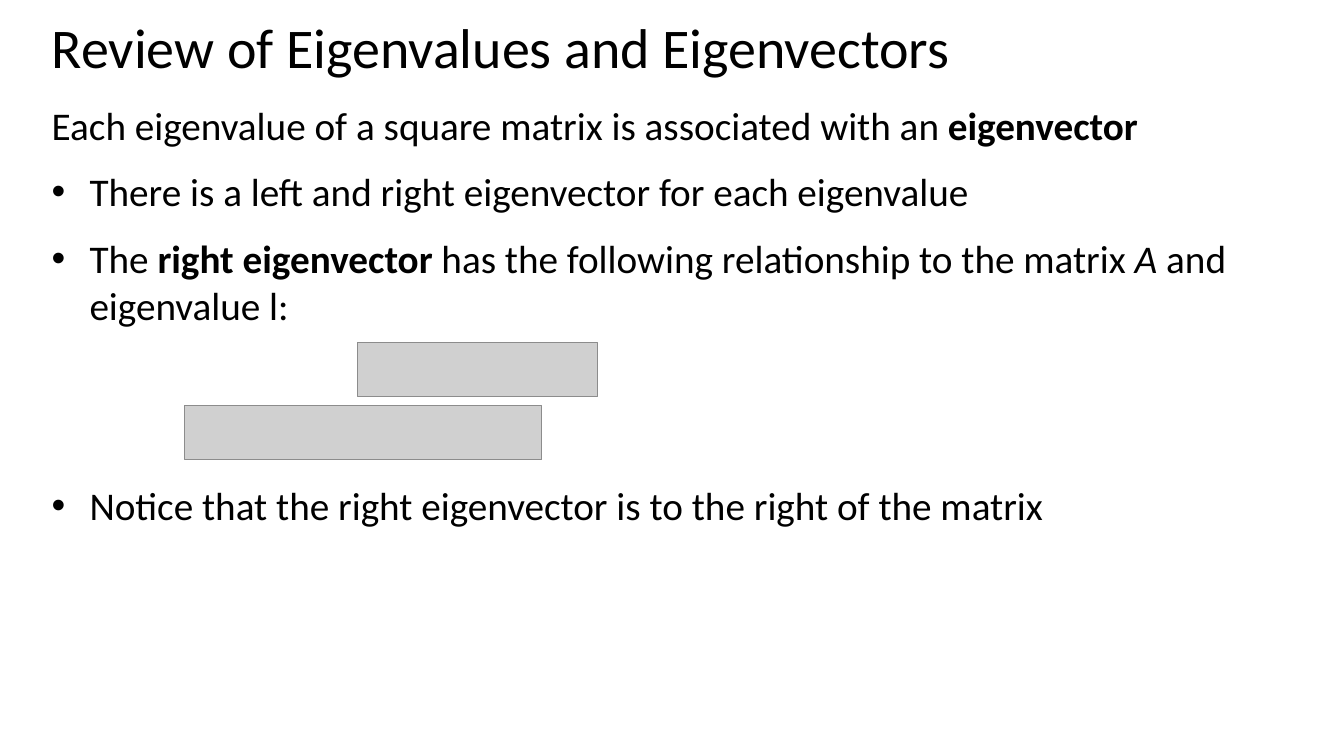
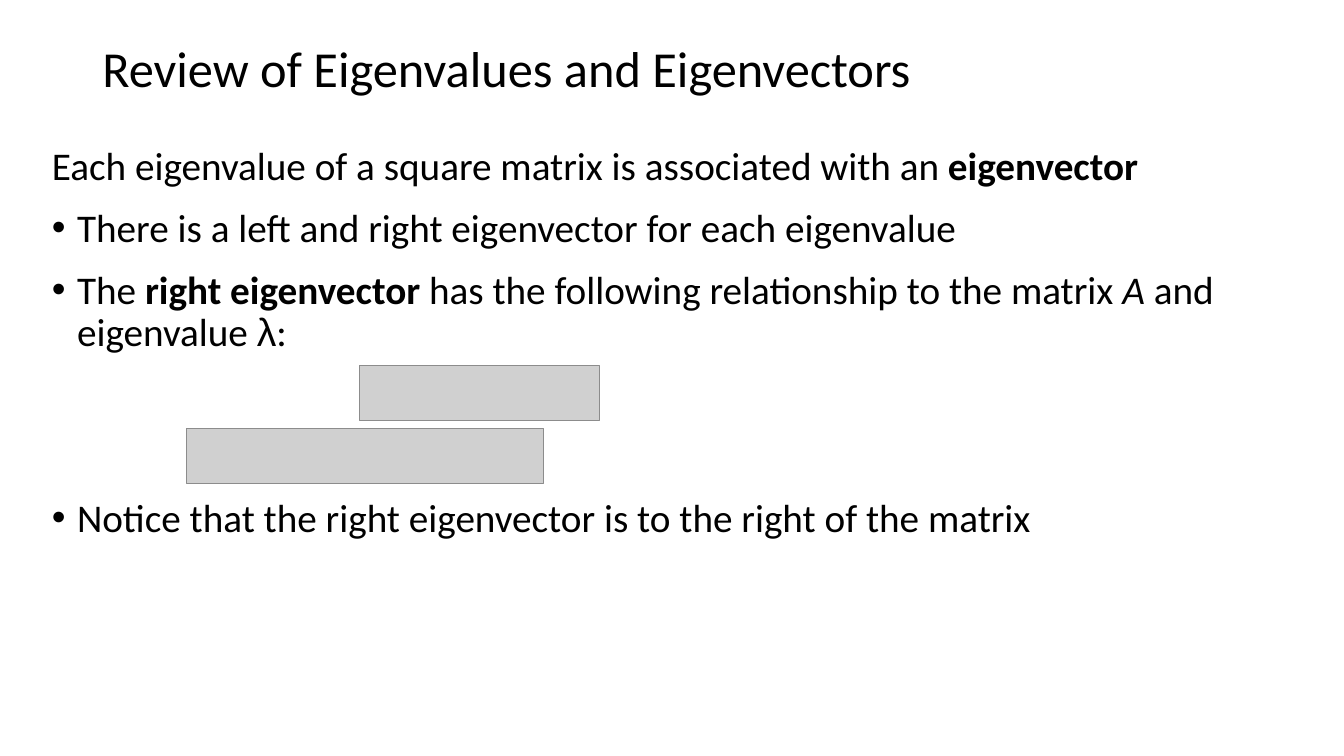
Before and after one commit to StephenElston/CSCI-E-108, a slide deck: slide 62 of slides/6_IntroductionToClustering.pptx (slide 52 before the commit). Drawn at 1344x756 pixels with LibreOffice and Linux fonts; fonts in the diff are those of the drawing; grey boxes stand for pictures. Boxes give left, top, right and bottom in pixels: in the first picture for what was removed or moved away, otherwise in the second. Text is boxed around its words. In the diff, an @@ line names an element or a change of style, - is before the commit and + after.

```diff
--- a/slides/6_IntroductionToClustering.pptx
+++ b/slides/6_IntroductionToClustering.pptx
@@ title "Review of Eigenvalues and Eigenvectors": place and size @@
-title "Review of Eigenvalues and Eigenvectors" at (52,29,950,78)
+title "Review of Eigenvalues and Eigenvectors" at (102,52,910,96)
@@ title "Review of Eigenvalues and Eigenvectors" at (102,52,910,96): size 40 to 36 pt; line spacing 0.8 to 0.9; vertical alignment top to middle @@
@@ text "Each eigenvalue of a square ...": place and size @@
-text "Each eigenvalue of a square ..." at (52,112,1226,527)
+text "Each eigenvalue of a square ..." at (52,152,1214,539)
@@ text at (52,152,1138,539): line spacing 1 to 0.9; indent changed @@
@@ text at (77,276,1214,353): text changed @@
-• The right eigenvector has the following relationship to the matrix A and eigenvalue l:
+• The right eigenvector has the following relationship to the matrix A and eigenvalue λ:
@@ picture: place and size @@
-picture at (358,343,598,397)
+picture at (359,366,599,420)
@@ picture: place and size @@
-picture at (185,405,541,460)
+picture at (187,429,543,483)
```
Also in this commit, not shown: 11 other slides changed.
